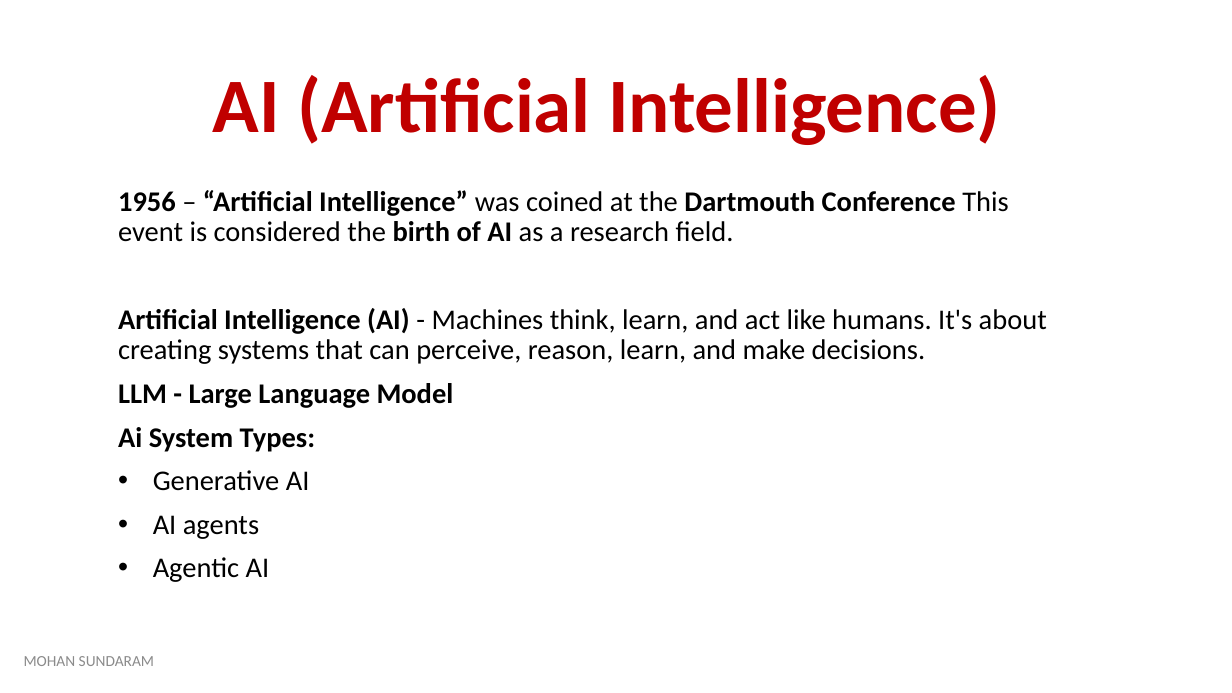
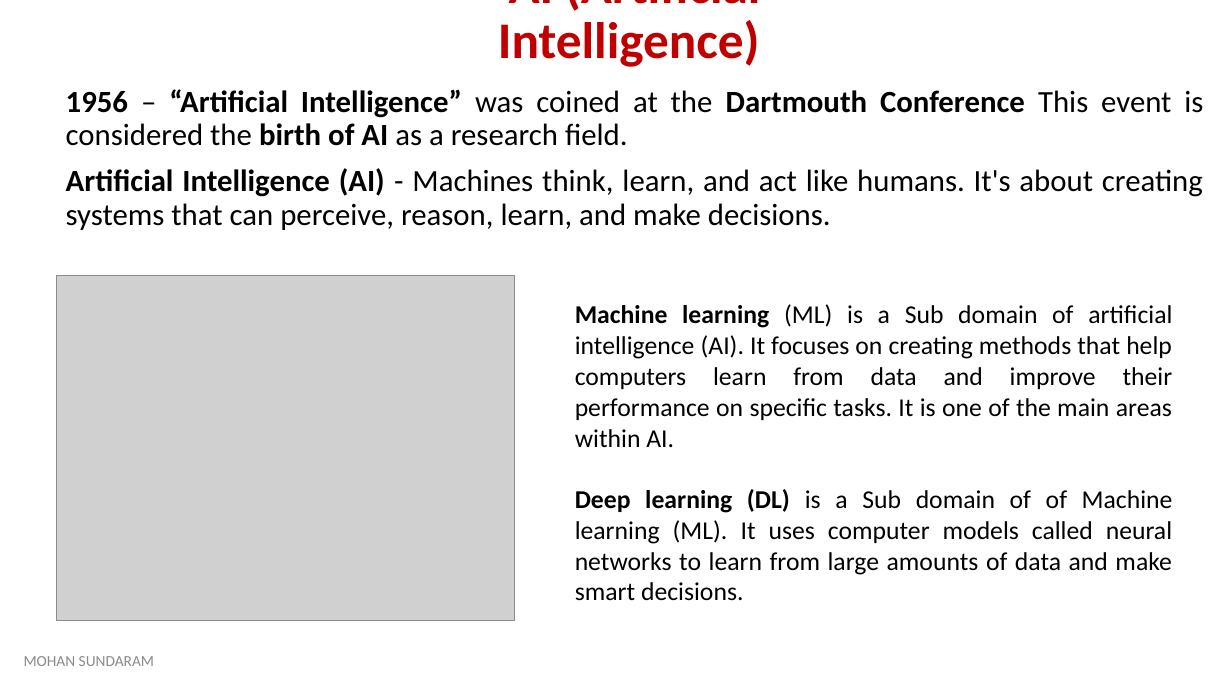
Before and after one commit to mohan4295work/Doc, a slide deck: slide 2 of Artificial Intelligence.pptx (slide 1 before the commit). Drawn at 1232x693 pixels with LibreOffice and Linux fonts; fonts in the diff are those of the drawing; grey boxes stand for pictures. Boxes give left, top, right and bottom in pixels: in the first picture for what was removed or moved away, otherwise in the second. Text is boxed around its words. In the diff, an @@ line names an element or a change of style, - is before the commit and + after.

Commit message:
Artificial Intelligence PPT
Artificial Intelligence PPT

```diff
--- a/Artificial Intelligence.pptx
+++ b/Artificial Intelligence.pptx
@@ title "AI (Artificial Intelligence)" moved from (x1=213, y1=75, x2=1001, y2=145) to (x1=498, y1=0, x2=761, y2=67) @@
@@ title "AI (Artificial Intelligence)" at (x1=498, y1=0, x2=761, y2=67): size 60 to 40 pt @@
@@ subtitle "1956 – “Artificial Intelligence” was ..." moved from (x1=118, y1=190, x2=1047, y2=582) to (x1=66, y1=89, x2=1203, y2=230) @@
@@ subtitle "1956 – “Artificial Intelligence” was ..." at (x1=66, y1=89, x2=1203, y2=230): size 22.2 to 24 pt; alignment left to justified @@
@@ picture added at (x1=56, y1=276, x2=515, y2=621) @@
@@ text added at (x1=575, y1=304, x2=1173, y2=447), 20 pt, text #000000 @@
+Machine learning (ML) is a Sub domain of artificial intelligence (AI). It focuses on creating methods that help computers learn from data and improve their performance on specific tasks. It is one of the main areas within AI.
@@ subtitle at (x1=118, y1=383, x2=454, y2=582): paragraphs removed @@
-LLM - Large Language Model
-Ai System Types:
-• Generative AI
-• AI agents
-• Agentic AI
@@ text added at (x1=575, y1=489, x2=1173, y2=601), 20 pt, text #000000 @@
+Deep learning (DL) is a Sub domain of of Machine learning (ML). It uses computer models called neural networks to learn from large amounts of data and make smart decisions.
```
Also in this commit, not shown: 5 other slides changed, 7 slides added, 1 slide removed.
